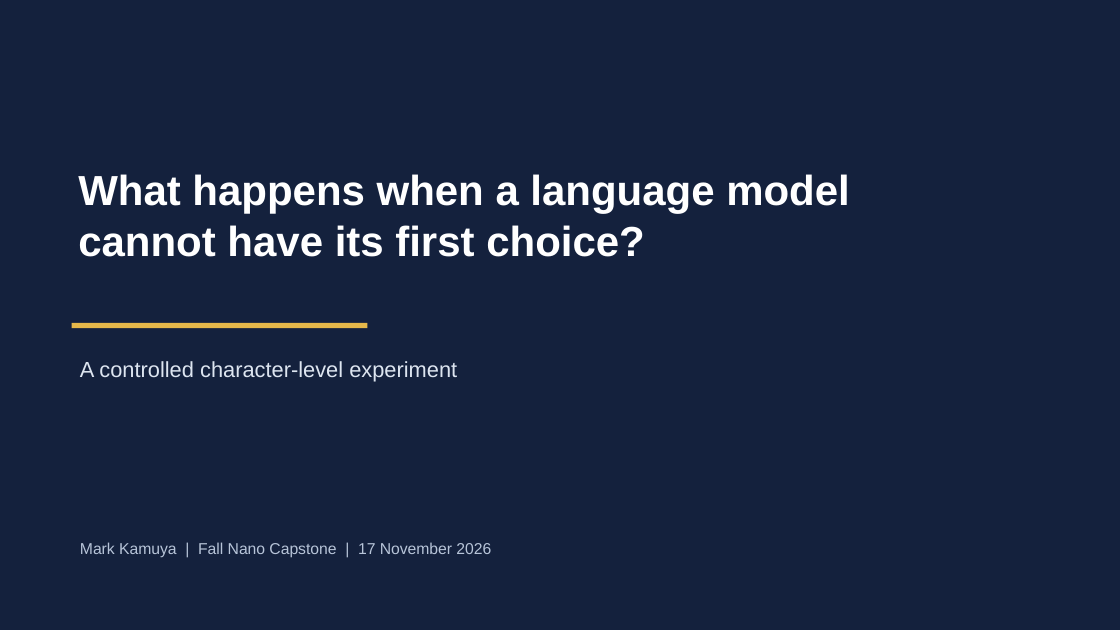
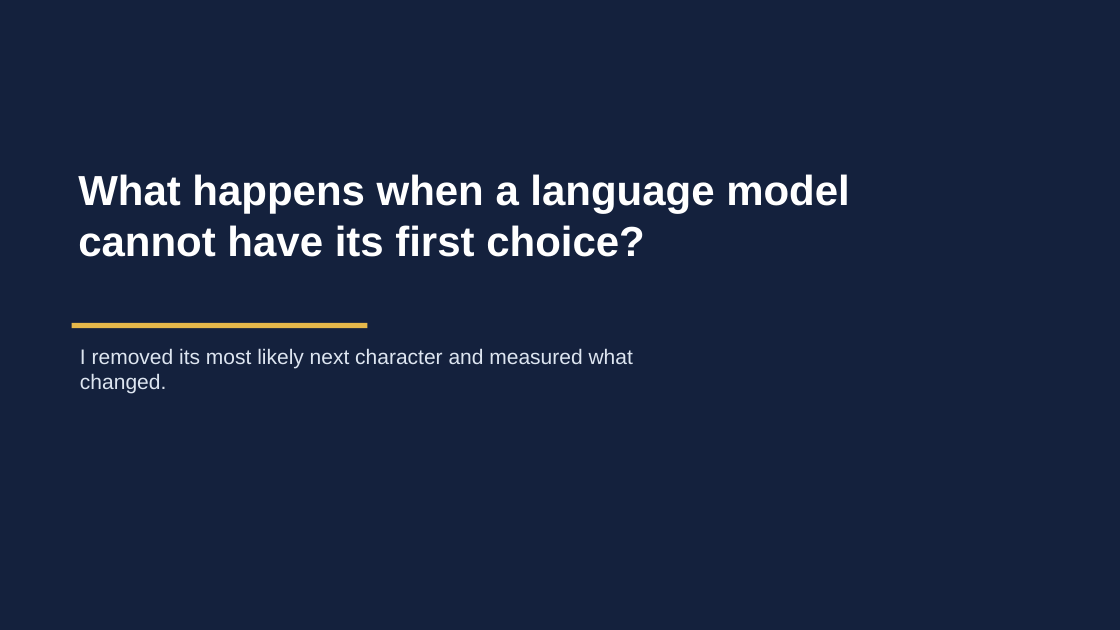
Before and after one commit to markkamuya/nano-capstone-character-suppression, a slide deck: slide 1 of deliverables/Nano_Capstone_Video_Deck.pptx. Drawn at 1120x630 pixels with LibreOffice and Linux fonts; fonts in the diff are those of the drawing. Boxes give left, top, right and bottom in pixels: in the first picture for what was removed or moved away, otherwise in the second. Text is boxed around its words. In the diff, an @@ line names an element or a change of style, - is before the commit and + after.

Commit message:
Simplify nano capstone video deck

```diff
--- a/deliverables/Nano_Capstone_Video_Deck.pptx
+++ b/deliverables/Nano_Capstone_Video_Deck.pptx
@@ text at <box>80,348,633,393</box>: text changed; size 18.8 to 18 pt @@
-A controlled character-level experiment
+I removed its most likely next character and measured what changed.
@@ text removed at <box>80,542,491,558</box> @@
-Mark Kamuya | Fall Nano Capstone | 17 November 2026
```
Also in this commit, not shown: 2 other slides changed, 3 slides added, 4 slides removed, 2 other files.
